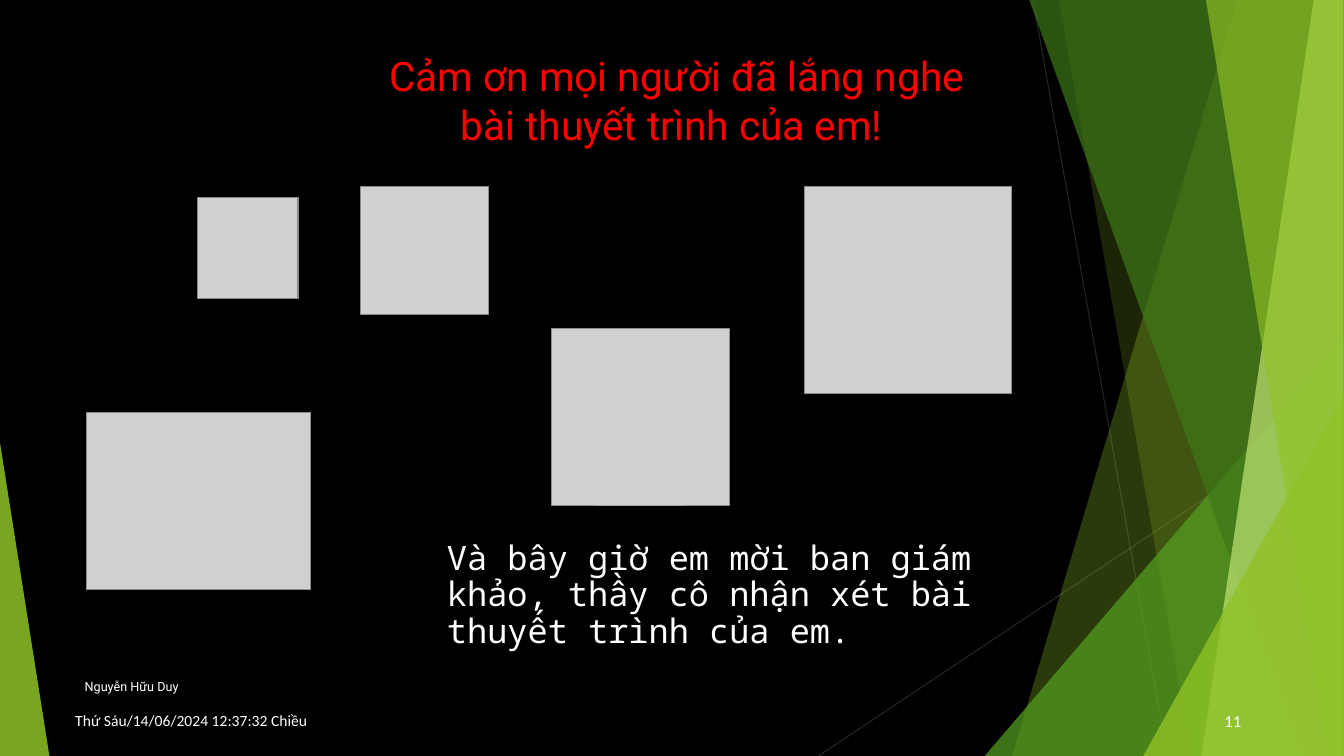
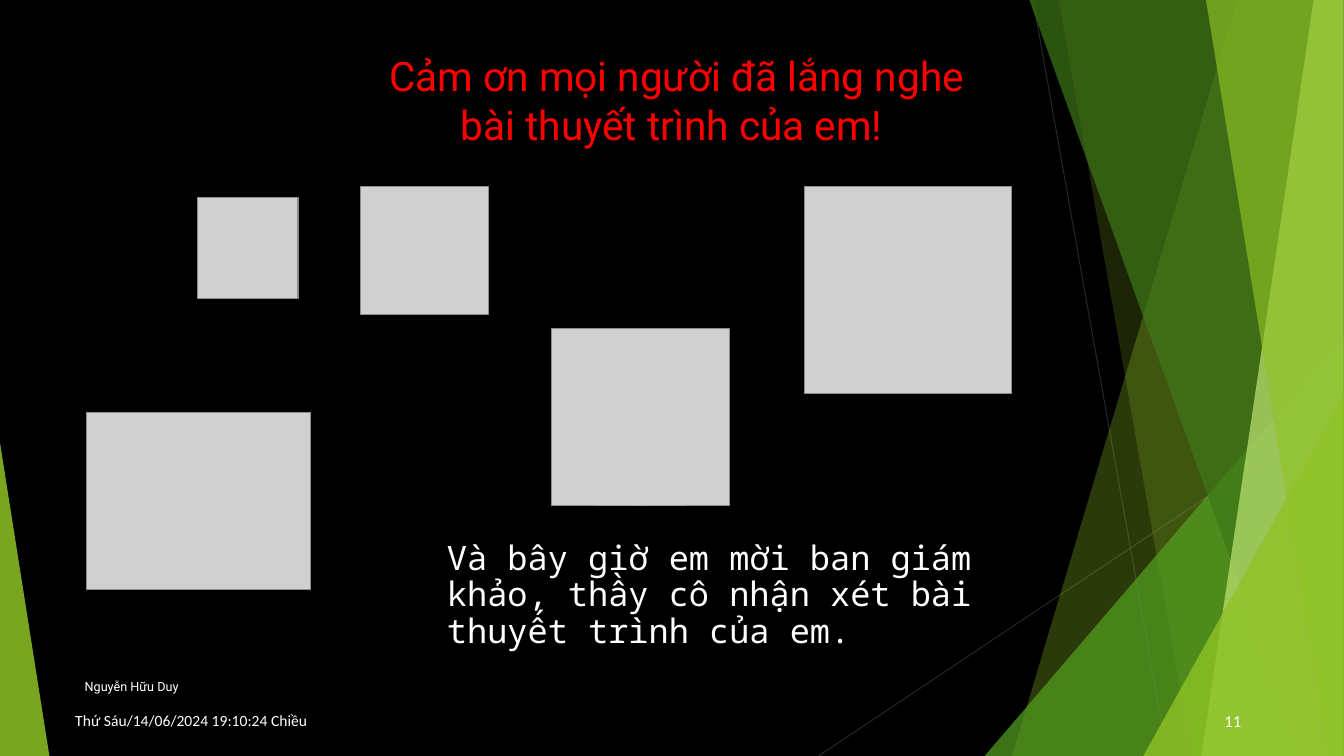
Before and after one commit to GreenSystemDuy08/TL-C4K-PTI01, a slide deck: slide 11 of PTI/SPCK/Thuyết trình.pptx. Drawn at 1344x756 pixels with LibreOffice and Linux fonts; fonts in the diff are those of the drawing; grey boxes stand for pictures. Boxes give left, top, right and bottom in pixels: in the first picture for what was removed or moved away, otherwise in the second. Text is boxed around its words. In the diff, an @@ line names an element or a change of style, - is before the commit and + after.

```diff
--- a/PTI/SPCK/Thuyết trình.pptx
+++ b/PTI/SPCK/Thuyết trình.pptx
@@ text at [75, 714, 307, 727]: text changed @@
-Thứ Sáu/14/06/2024 12:37:32 Chiều
+Thứ Sáu/14/06/2024 19:10:24 Chiều
```
Also in this commit, not shown: 10 other slides changed, 12 other files.
